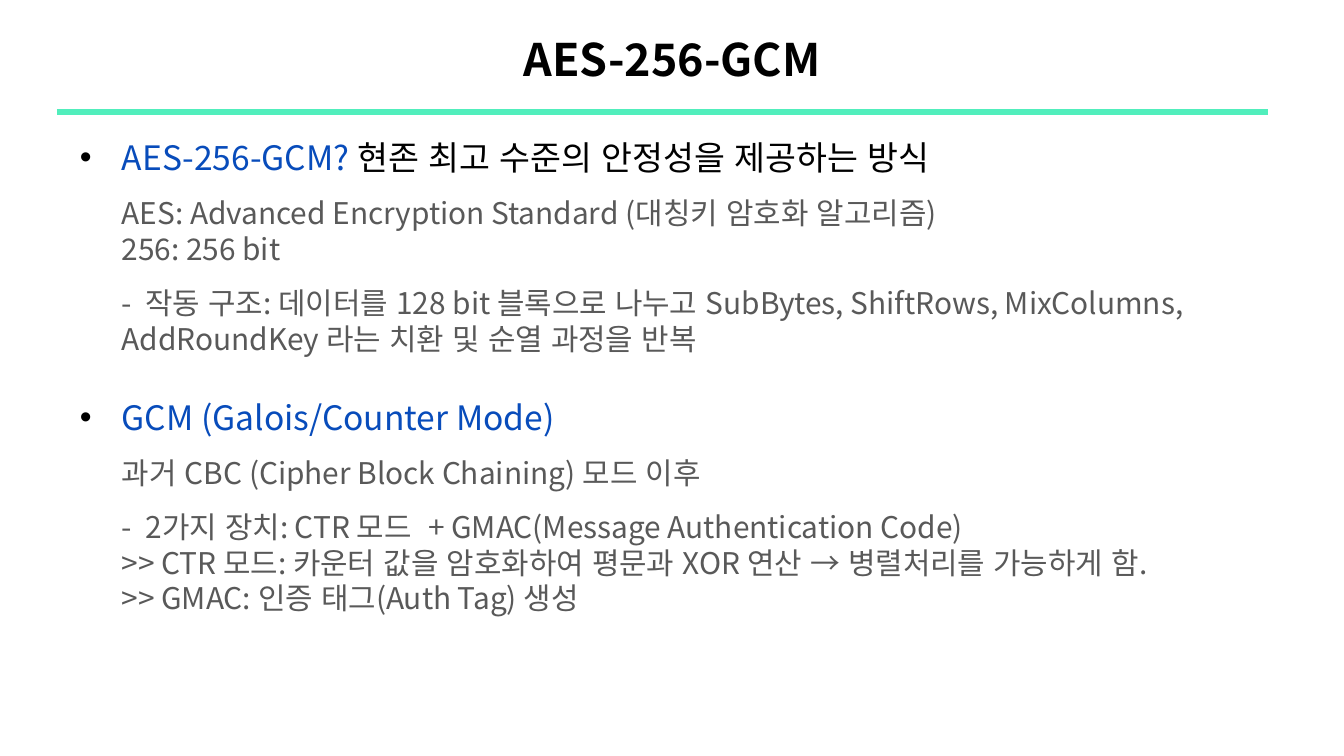
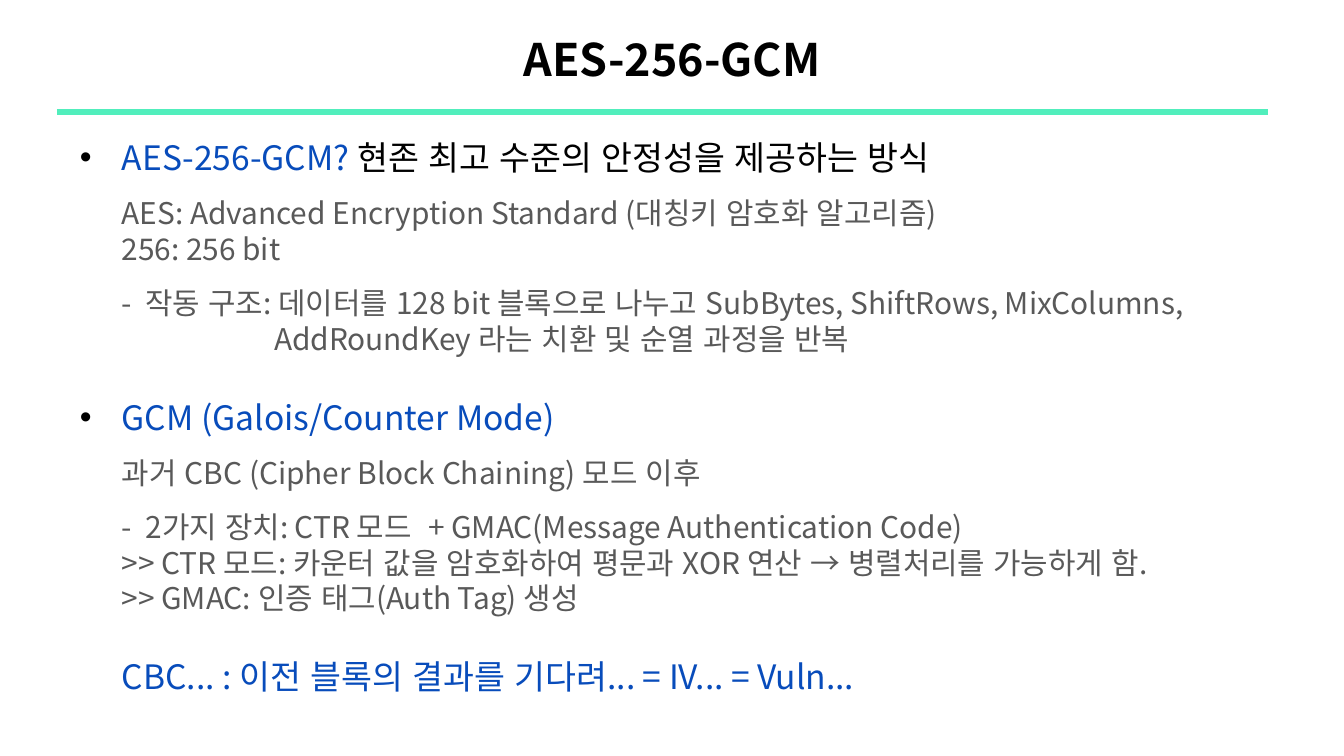
Before and after one commit to sewonpark-sec/SSL-Seminar, a slide deck: slide 14 of 13_Hash.pptx. Drawn at 1344x756 pixels with LibreOffice and Linux fonts; fonts in the diff are those of the drawing. Boxes give left, top, right and bottom in pixels: in the first picture for what was removed or moved away, otherwise in the second. Text is boxed around its words. In the diff, an @@ line names an element or a change of style, - is before the commit and + after.

```diff
--- a/13_Hash.pptx
+++ b/13_Hash.pptx
@@ text at (122,142,1183,692): text changed @@
-• AES-256-GCM? 현존 최고 수준의 안정성을 제공하는 방식
-  AES: Advanced Encryption Standard (대칭키 암호화 알고리즘)
-  256: 256 bit
-  - 작동 구조: 데이터를 128 bit 블록으로 나누고 SubBytes, ShiftRows, MixColumns, AddRoundKey 라는 치환 및 순열 과정을 반복
-• GCM (Galois/Counter Mode)
-  과거 CBC (Cipher Block Chaining) 모드 이후
-  - 2가지 장치: CTR 모드 + GMAC(Message Authentication Code)
-  >> CTR 모드: 카운터 값을 암호화하여 평문과 XOR 연산 → 병렬처리를 가능하게 함.
-  >> GMAC: 인증 태그(Auth Tag) 생성
+• AES-256-GCM? 현존 최고 수준의 안정성을 제공하는 방식
+  AES: Advanced Encryption Standard (대칭키 암호화 알고리즘)
+  256: 256 bit
+  - 작동 구조: 데이터를 128 bit 블록으로 나누고 SubBytes, ShiftRows, MixColumns,
+AddRoundKey 라는 치환 및 순열 과정을 반복
+• GCM (Galois/Counter Mode)
+  과거 CBC (Cipher Block Chaining) 모드 이후
+  - 2가지 장치: CTR 모드 + GMAC(Message Authentication Code)
+  >> CTR 모드: 카운터 값을 암호화하여 평문과 XOR 연산 → 병렬처리를 가능하게 함.
+  >> GMAC: 인증 태그(Auth Tag) 생성
+  CBC... : 이전 블록의 결과를 기다려... = IV... = Vuln...
```
Also in this commit, not shown: 5 other slides changed, 2 slides added.
